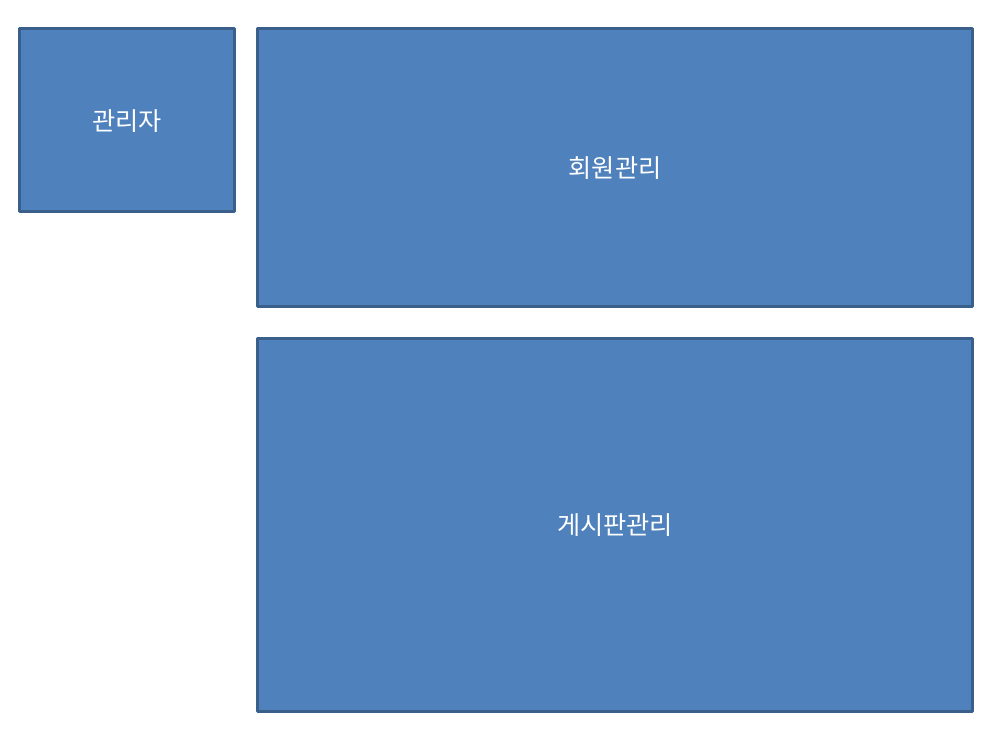
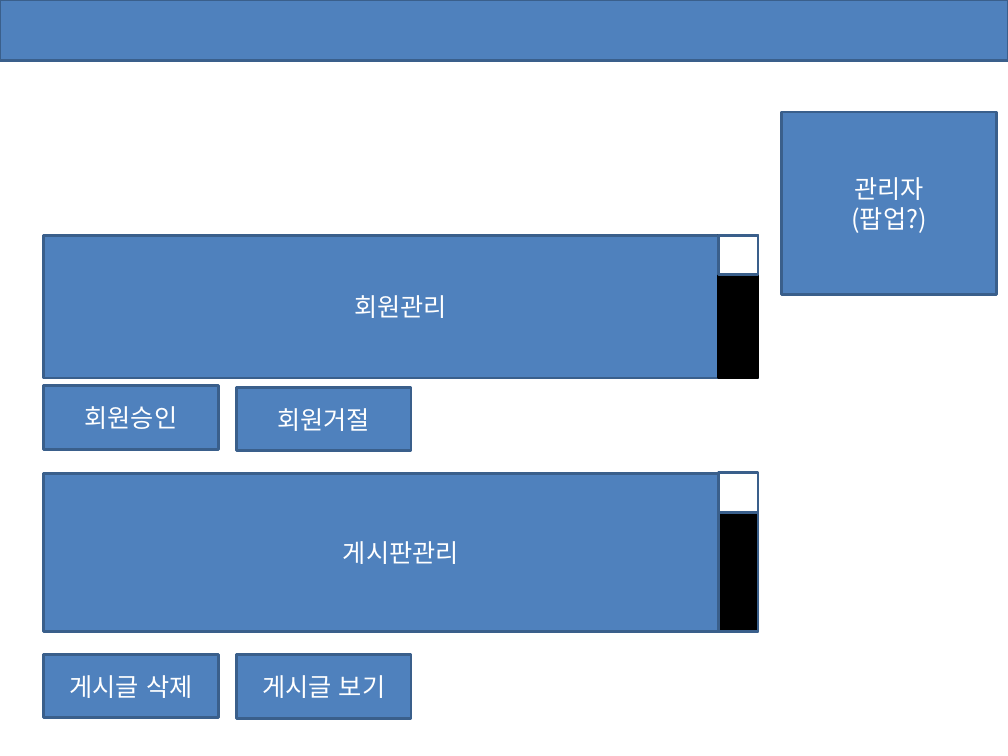
Before and after one commit to ycs-201607083/web-reference, a slide deck: slide 5 of 앱_웹 레퍼런스 구상.pptx. Drawn at 1008x756 pixels with LibreOffice and Linux fonts; fonts in the diff are those of the drawing. Boxes give left, top, right and bottom in pixels: in the first picture for what was removed or moved away, otherwise in the second. Text is boxed around its words. In the diff, an @@ line names an element or a change of style, - is before the commit and + after.

Commit message:
ppt update

```diff
--- a/앱_웹 레퍼런스 구상.pptx
+++ b/앱_웹 레퍼런스 구상.pptx
@@ rectangle added at box(0, 0, 1008, 60), fill #4F81BD, outline #3A5F8C 2 pt @@
@@ rectangle "관리자": place and size @@
-rectangle "관리자" at box(20, 29, 235, 212)
+rectangle "관리자" at box(782, 112, 997, 294)
@@ text in rectangle at box(851, 207, 926, 233): paragraph added @@
+(팝업?)
@@ rectangle "회원관리": place and size @@
-rectangle "회원관리" at box(258, 29, 973, 307)
+rectangle "회원관리" at box(43, 235, 758, 378)
@@ rectangle added at box(719, 235, 758, 378), fill #000000, outline #000000 2 pt @@
@@ rectangle added at box(719, 235, 758, 274), fill #FFFFFF, outline #3A5F8C 2 pt @@
@@ rectangle added at box(43, 386, 218, 450), fill #4F81BD, outline #3A5F8C 2 pt, 18 pt, text #FFFFFF @@
+회원승인
@@ rectangle added at box(237, 387, 411, 451), fill #4F81BD, outline #3A5F8C 2 pt, 18 pt, text #FFFFFF @@
+회원거절
@@ rectangle "게시판관리": place and size @@
-rectangle "게시판관리" at box(258, 339, 973, 712)
+rectangle "게시판관리" at box(43, 473, 758, 631)
@@ rectangle added at box(719, 473, 758, 631), fill #000000, outline #3A5F8C 2 pt @@
@@ rectangle added at box(719, 473, 758, 512), fill #FFFFFF, outline #3A5F8C 2 pt @@
@@ rectangle added at box(43, 654, 218, 718), fill #4F81BD, outline #3A5F8C 2 pt, 18 pt, text #FFFFFF @@
+게시글 삭제
@@ rectangle added at box(237, 655, 411, 719), fill #4F81BD, outline #3A5F8C 2 pt, 18 pt, text #FFFFFF @@
+게시글 보기
```
Also in this commit, not shown: 3 other slides changed, 1 other file.
